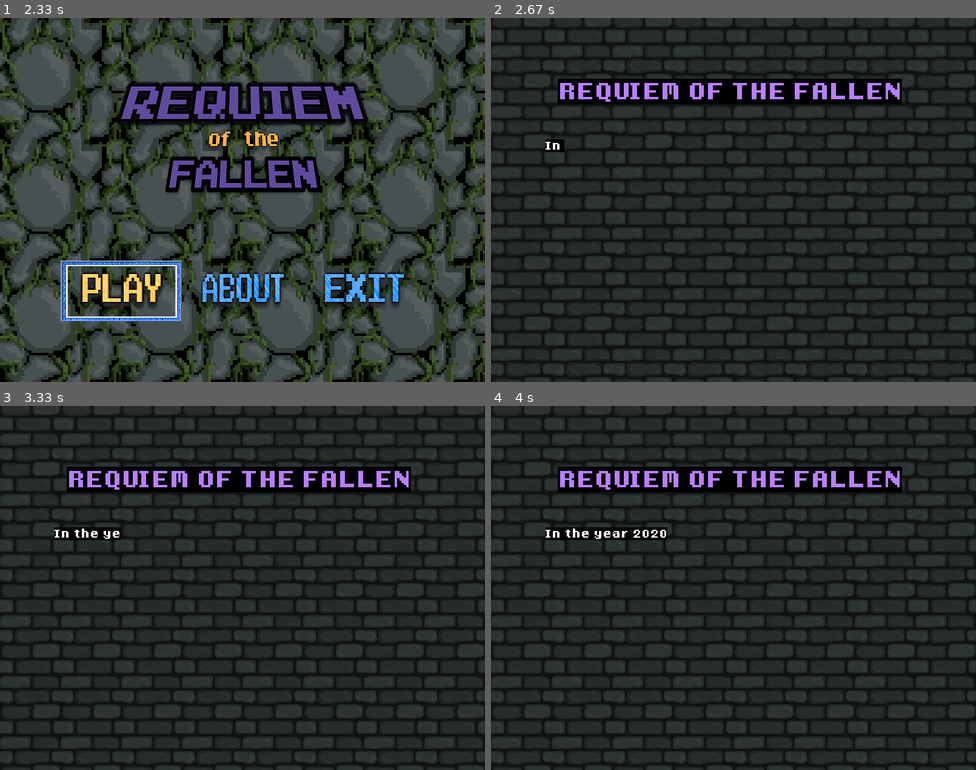
Above: before the commit, frames 1-4 (two rows, left to right).
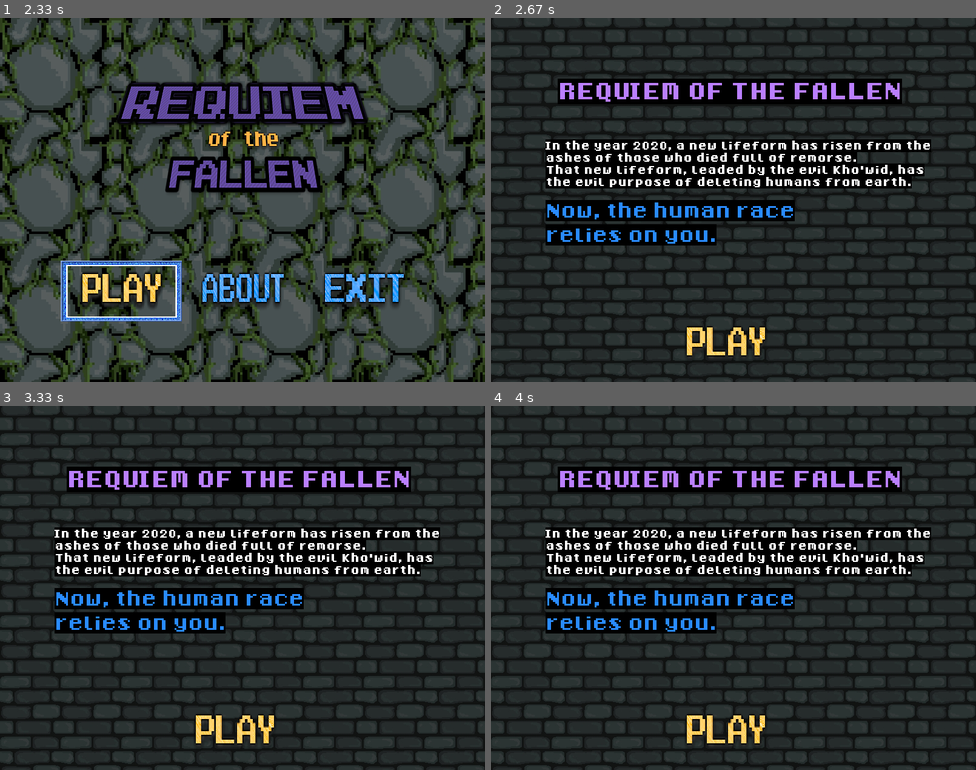
Above: after the commit, the same moments.

Repository: Gabo-TheCreator/MACC_ProyectoProgramacion2020-1
Game: pygame game, started from REQUIEM OF THE FALLEN/main.py
Two runs of this game, one before a commit and one after it. Both use one fixed random seed, a clock stepped at 60 frames per second and the inputs below.
Inputs:
- Up to frame 1 (2.33 s): tap Enter at 0.33 s
- Up to frame 2 (2.67 s): no input
- Up to frame 3 (3.33 s): tap Enter at 3.32 s
- Up to frame 4 (4 s): no input

Frame 1 is identical in both runs. In frame 2, 13% of the frame differs, in the area x 11-91%, y 33-94%; in frame 3, 13%; in frame 4, 13%.

Commit message:
Introduction & Tutorial
>Minor fixes

Diff:
--- a/REQUIEM OF THE FALLEN/MainMenu.py
+++ b/REQUIEM OF THE FALLEN/MainMenu.py
@@ -82,6 +82,8 @@
             self.mainManager.initAbout()
             return True
         elif  selectedButtonIndex == 2: #EXIT
+            Common.exit_sfx.play()
+            pygame.time.wait(1500)
             self.mainManager.finishGameSession()
             return True
 
--- a/REQUIEM OF THE FALLEN/introduction.py
+++ b/REQUIEM OF THE FALLEN/introduction.py
@@ -31,30 +31,28 @@
         drawText(self.screen, "REQUIEM OF THE FALLEN", (110,100), self.cons.colors.lightPurple, self.cons.colors.trasparent,60,0.2,
                    Enums.TextAnimations.none)
         drawText(self.screen, "In the year 2020, a new lifeform has risen from the", (90, 200), self.cons.colors.white, self.cons.colors.trasparent, 30, 100,
-                   Enums.TextAnimations.typewriter)
+                   Enums.TextAnimations.none)
         drawText(self.screen, "ashes of those who died full of remorse.", (90, 220),self.cons.colors.white, self.cons.colors.trasparent, 30, 100,
-                 Enums.TextAnimations.typewriter)
+                 Enums.TextAnimations.none)
         drawText(self.screen, "That new lifeform, leaded by the evil Kho'wid, has", (90, 240), self.cons.colors.white, self.cons.colors.trasparent, 30, 100,
-                 Enums.TextAnimations.typewriter)
+                 Enums.TextAnimations.none)
         drawText(self.screen, "the evil purpose of deleting humans from earth.", (90, 260), self.cons.colors.white, self.cons.colors.trasparent, 30, 100,
-                 Enums.TextAnimations.typewriter)
+                 Enums.TextAnimations.none)
         drawText(self.screen, "Now, the human race", (90, 300), self.cons.colors.cyan, self.cons.colors.trasparent, 50, 100,
-                 Enums.TextAnimations.typewriter)
+                 Enums.TextAnimations.none)
         drawText(self.screen, "relies on you.", (90, 340), self.cons.colors.cyan, self.cons.colors.trasparent, 50, 100,
-                 Enums.TextAnimations.typewriter)
-        self.screen.blit(Common.PLAY_s, (300, 500))
+                 Enums.TextAnimations.none)
+        self.screen.blit(Common.PLAY_s, (312.5, 500))
         pygame.display.update()
         while True:
             event = pygame.event.wait()
             if event.type == KEYDOWN:
                 key = event.key
                 if key == K_RETURN:
-                    self.screen.blit(Common.PLAY_n, (300, 500))
+                    self.screen.blit(Common.PLAY_n, (312.5, 500))
                     Common.Confirm.play()
-                    waitBeforeLoadingNextActions(self.mainManager.screenState)
-                    if self.redirectToScreen(0):
-                        break
-
+                    break
+        pygame.time.wait(1000)
         self.screen.blit(Constants.extras.bg_2, (0, 0))
         pygame.display.update()
         drawText(self.screen, "TUTORIAL", (280, 100), self.cons.colors.lightPurple,
@@ -62,30 +60,38 @@
                  Enums.TextAnimations.none)
         drawText(self.screen, "Requiem of the Fallen is a turn-based RPG, where", (90, 200), self.cons.colors.white,
                  self.cons.colors.trasparent, 30, 100,
-                 Enums.TextAnimations.typewriter)
+                 Enums.TextAnimations.none)
         drawText(self.screen, "you'll control this little knight.", (90, 220), self.cons.colors.white,
                  self.cons.colors.trasparent, 30, 100,
-                 Enums.TextAnimations.typewriter)
+                 Enums.TextAnimations.none)
         self.screen.blit(Constants.sprites.caballeroIdle.ani_l[0], (376, 240))
         pygame.display.update()
         drawText(self.screen, "All you have to do is take your pick on your turn:", (90, 350), self.cons.colors.white,
                  self.cons.colors.trasparent, 30, 100,
-                 Enums.TextAnimations.typewriter)
+                 Enums.TextAnimations.none)
         pygame.time.wait(500)
         self.screen.blit(Constants.botones.INVENTORY_n, (146.6, 400))
+
+        pygame.display.update()
         Common.Beep.play()
+        self.screen.blit(Constants.botones.ATTACK_n, (451.3, 400))
         pygame.display.update()
-        pygame.time.wait(1000)
-        self.screen.blit(Constants.botones.ATTACK_n, (451.3, 400))
         Common.Beep.play()
-        pygame.display.update()
-        pygame.time.wait(1000)
         self.screen.blit(Constants.botones.awa, (287.5, 487.5))
-        Common.EndLine.play()
         pygame.display.update()
         self.screen.blit(Common.PLAY_s, (312.5, 500))
         pygame.display.update()
-        pygame.time.wait(20000)
+        Common.EndLine.play()
+        while True:
+            event = pygame.event.wait()
+            if event.type == KEYDOWN:
+                key = event.key
+                if key == K_RETURN:
+                    self.screen.blit(Common.PLAY_n, (312.5, 500))
+                    Common.Confirm.play()
+                    waitBeforeLoadingNextActions(self.mainManager.screenState)
+                    if self.redirectToScreen(0):
+                        break
 
     def loadData(self):
         print("loadData")
